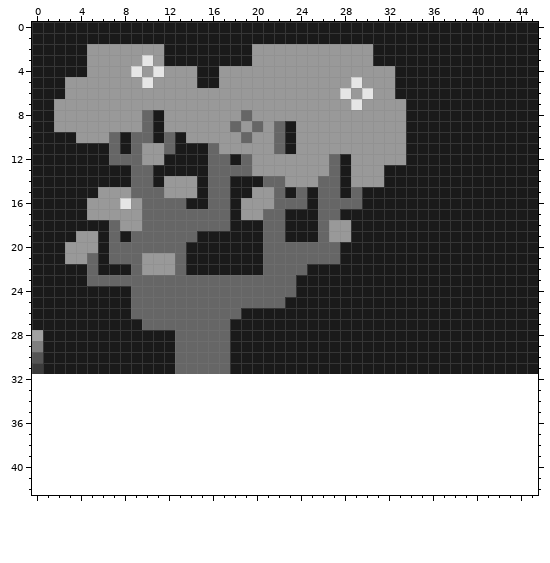
File history of a pixel-art file, W2/Tree.aseprite. The first picture shows the starting point.
46x32 pixels, 1 frame. The old version is drawn lined up with the new one, on the new canvas.
New version:
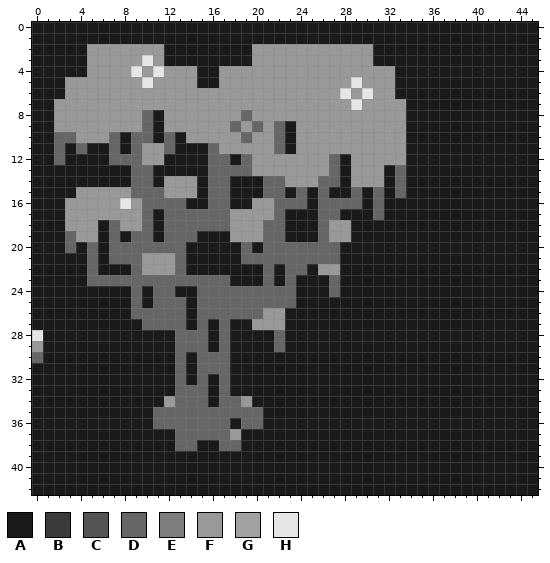
Palette (. is transparent): A #1a1a1a  B #3b3b3b  C #545454  D #666666  E #7e7e7e  F #999999  G #a1a1a1  H #e6e6e6
Diff:
canvas 46x32 -> 46x43
@@ x 0..45 @@
  9 AAFFFFFFFFDAFFFFFFDFDFDAFFFFFFFFFFAAAAAAAAAAAA
-10 AAAAFFFDADDADAFFFFFDFFDAFFFFFFFFFFAAAAAAAAAAAA
-11 AAAAAAADADFFDAAADFFFFFDAFFFFFFFFFFAAAAAAAAAAAA
-12 AAAAAAADDDFFAAAADDADFFFFFFFDAFFFFFAAAAAAAAAAAA
-13 AAAAAAAAADDAAAAADDDDFFFFFFFDAFFFAAAAAAAAAAAAAA
-14 AAAAAAAAADDAFFFADDAAADDFFFDDAFFFAAAAAAAAAAAAAA
-15 AAAAAAFFFDDDFFFADDAAFFDADADDADAAAAAAAAAAAAAAAA
-16 AAAAAFFFHFDDDDAADDAFFFDDDADDDDAAAAAAAAAAAAAAAA
-17 AAAAAFFFFFDDDDDDDDAFFDDAAADDAAAAAAAAAAAAAAAAAA
-18 AAAAAAADFFDDDDDDDDAAADDAAADFFAAAAAAAAAAAAAAAAA
-19 AAAAFFADADDDDDDAAAAAADDAAADFFAAAAAAAAAAAAAAAAA
-20 AAAFFFADDDDDDDAAAAAAADDDDDDDAAAAAAAAAAAAAAAAAA
-21 AAAFFDADDDFFFDAAAAAAADDDDDDDAAAAAAAAAAAAAAAAAA
-22 AAAAADAAADFFFDAAAAAAADDDDAAAAAAAAAAAAAAAAAAAAA
-23 AAAAADDDDDDDDDDDDDDDDDDDAAAAAAAAAAAAAAAAAAAAAA
-24 AAAAAAAAADDDDDDDDDDDDDDDAAAAAAAAAAAAAAAAAAAAAA
-25 AAAAAAAAADDDDDDDDDDDDDDAAAAAAAAAAAAAAAAAAAAAAA
-26 AAAAAAAAADDDDDDDDDDAAAAAAAAAAAAAAAAAAAAAAAAAAA
-27 AAAAAAAAAADDDDDDDDAAAAAAAAAAAAAAAAAAAAAAAAAAAA
-28 GAAAAAAAAAAAADDDDDAAAAAAAAAAAAAAAAAAAAAAAAAAAA
-29 EAAAAAAAAAAAADDDDDAAAAAAAAAAAAAAAAAAAAAAAAAAAA
-30 CAAAAAAAAAAAADDDDDAAAAAAAAAAAAAAAAAAAAAAAAAAAA
-31 BAAAAAAAAAAAADDDDDAAAAAAAAAAAAAAAAAAAAAAAAAAAA
-32 ..............................................
-33 ..............................................
-34 ..............................................
-35 ..............................................
-36 ..............................................
-37 ..............................................
-38 ..............................................
-39 ..............................................
-40 ..............................................
-41 ..............................................
-42 ..............................................
+10 AADDFFFDADDADAFFFFFDFFDAFFFFFFFFFFAAAAAAAAAAAA
+11 AADADAADADFFDAAADFFFFFDAFFFFFFFFFFAAAAAAAAAAAA
+12 AADAAAADDDFFAAAADDADFFFFFFFDAFFFFFAAAAAAAAAAAA
+13 AAAAAAAAADDAAAAADDDDFFFFFFFDAFFFADAAAAAAAAAAAA
+14 AAAAAAAAADDAFFFADDAAADDFFFDDAFFFADAAAAAAAAAAAA
+15 AAAAFFFFFDDDFFFADDAAADDADADAADADADAAAAAAAAAAAA
+16 AAAFFFFFHFDDDDAADDAAFFDDDADDDDADAAAAAAAAAAAAAA
+17 AAAFFFFFFFDADDDDDDFFFFDAAADDAAADAAAAAAAAAAAAAA
+18 AAAFFFADFFDADDDDDDFFFDDAAADFFAAAAAAAAAAAAAAAAA
+19 AAADFFADADDADDDAAAFFFDDAAADFFAAAAAAAAAAAAAAAAA
+20 AAADADADDDDDDDAAAAADADDDDDDDAAAAAAAAAAAAAAAAAA
+21 AAAAADADDDFFFDAAAAADDDDDDDDDAAAAAAAAAAAAAAAAAA
+22 AAAAADAAADFFFDAAAAAAADADDAFFAAAAAAAAAAAAAAAAAA
+23 AAAAADDDDDDDDDDDDDAAADADAAADAAAAAAAAAAAAAAAAAA
+24 AAAAAAAAADADDAADDDDDDDDDAAADAAAAAAAAAAAAAAAAAA
+25 AAAAAAAAADADDDADDDDDDDDDAAAAAAAAAAAAAAAAAAAAAA
+26 AAAAAAAAADDDDDADDDDDDFFAAAAAAAAAAAAAAAAAAAAAAA
+27 AAAAAAAAAADDDDADADAAFFFAAAAAAAAAAAAAAAAAAAAAAA
+28 HAAAAAAAAAAAADDDADAAAADAAAAAAAAAAAAAAAAAAAAAAA
+29 FAAAAAAAAAAAADDDADAAAADAAAAAAAAAAAAAAAAAAAAAAA
+30 DAAAAAAAAAAAADADDDAAAAAAAAAAAAAAAAAAAAAAAAAAAA
+31 AAAAAAAAAAAAADADDDAAAAAAAAAAAAAAAAAAAAAAAAAAAA
+32 AAAAAAAAAAAAADADADAAAAAAAAAAAAAAAAAAAAAAAAAAAA
+33 AAAAAAAAAAAAADDDADAAAAAAAAAAAAAAAAAAAAAAAAAAAA
+34 AAAAAAAAAAAAFDDDADDFAAAAAAAAAAAAAAAAAAAAAAAAAA
+35 AAAAAAAAAAADDDDDDDDDDAAAAAAAAAAAAAAAAAAAAAAAAA
+36 AAAAAAAAAAADDDDDDDADDAAAAAAAAAAAAAAAAAAAAAAAAA
+37 AAAAAAAAAAAAADDDDDFAAAAAAAAAAAAAAAAAAAAAAAAAAA
+38 AAAAAAAAAAAAADDAADDAAAAAAAAAAAAAAAAAAAAAAAAAAA
+39 AAAAAAAAAAAAAAAAAAAAAAAAAAAAAAAAAAAAAAAAAAAAAA
+40 AAAAAAAAAAAAAAAAAAAAAAAAAAAAAAAAAAAAAAAAAAAAAA
+41 AAAAAAAAAAAAAAAAAAAAAAAAAAAAAAAAAAAAAAAAAAAAAA
+42 AAAAAAAAAAAAAAAAAAAAAAAAAAAAAAAAAAAAAAAAAAAAAA
